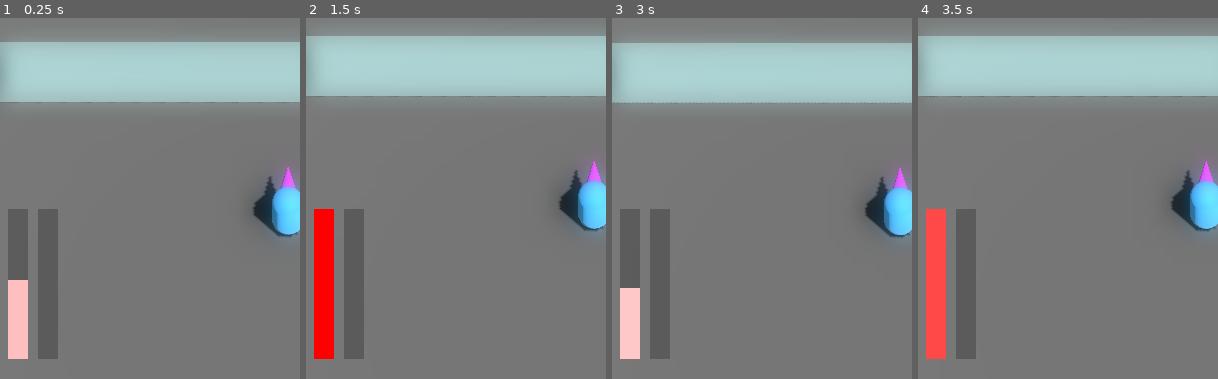
Above: before the commit, frames 1-4 (left to right).
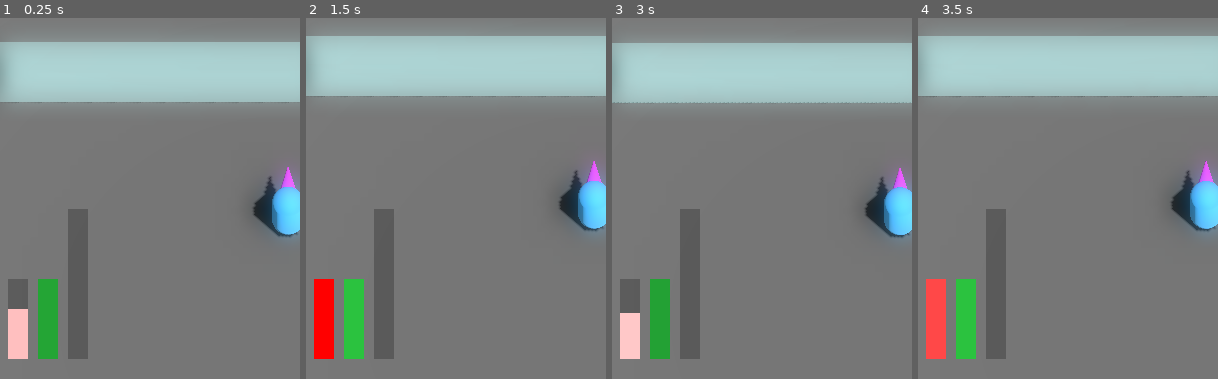
Above: after the commit, the same moments.

Repository: JackEvans24/bullet-absorb
Game: Godot game, scene res://scenes/main.tscn
The game is run twice, just before and just after one commit, with the same random seed, the same clock (stepped at 60 frames per second) and the same inputs.
Inputs:
- Up to frame 1 (0.25 s): no input
- Up to frame 2 (1.5 s): no input
- Up to frame 3 (3 s): tap Enter at 2 s; tap Escape (restart) at 2.75 s
- Up to frame 4 (3.5 s): no input
The pictures show only the part of the screen within x 2-52%, y 50-100%; the shares and areas given below are measured in that part.

The runs differ from the first frame. In frame 1, 7.4% of the frame differs, in the area x 2-30%, y 52-95%; in frame 2, 6.8%; in frame 3, 7.3%; in frame 4, 6.8%.

Commit message:
feat: add stamina bar to show when player can dash

Diff:
--- a/scenes/hud.tscn
+++ b/scenes/hud.tscn
@@ -12,19 +12,33 @@
 anchor_left = 1.0
 anchor_top = 1.0
 offset_left = -580.0
-offset_top = -170.0
+offset_top = -100.0
 offset_right = -560.0
 offset_bottom = -20.0
 grow_horizontal = 0
 grow_vertical = 0
 
+[node name="StaminaBar" parent="." instance=ExtResource("2_pxq8q")]
+anchors_preset = 3
+anchor_left = 1.0
+anchor_top = 1.0
+offset_left = -550.0
+offset_top = -100.0
+offset_right = -530.0
+offset_bottom = -20.0
+grow_horizontal = 0
+grow_vertical = 0
+bar_colour = Color(0.1672, 0.76, 0.24624, 1)
+color_decay = 2.0
+flash_colour = Color(0.1166, 0.53, 0.17172, 1)
+
 [node name="PowerBar" parent="." instance=ExtResource("2_pxq8q")]
 anchors_preset = 3
 anchor_left = 1.0
 anchor_top = 1.0
-offset_left = -550.0
+offset_left = -520.0
 offset_top = -170.0
-offset_right = -530.0
+offset_right = -500.0
 offset_bottom = -20.0
 grow_horizontal = 0
 grow_vertical = 0
--- a/scripts/main.gd
+++ b/scripts/main.gd
@@ -12,6 +12,7 @@
 
 	player.damage_taken.connect(_on_damage_taken)
 	player.power_count_changed.connect(hud._on_absorb_count_changed)
+	player.can_dash_changed.connect(hud._on_can_dash_changed)
 	player.died.connect(hud._on_player_died)
 
 	hud.initialise_max_values(player.max_health, player.max_power)
--- a/scripts/mechanics/player/dash.gd
+++ b/scripts/mechanics/player/dash.gd
@@ -2,6 +2,7 @@
 extends Node
 
 signal dash_triggered(direction: Vector3)
+signal can_dash_changed(can_dash: bool)
 
 @export var dash_timeout: float = 0.8
 
@@ -32,6 +33,9 @@
 		dash_direction = -body.basis.z
 
 	dash_triggered.emit(dash_direction)
+	can_dash_changed.emit(false)
 
 	await get_tree().create_timer(dash_timeout).timeout
+
 	is_dashing = false
+	can_dash_changed.emit(true)
--- a/scripts/mechanics/player/player.gd
+++ b/scripts/mechanics/player/player.gd
@@ -3,6 +3,7 @@
 
 signal power_count_changed(count: int)
 signal damage_taken
+signal can_dash_changed(can_dash: bool)
 signal died
 
 @export var max_power = 20
@@ -39,6 +40,7 @@
 
 	dash.dash_triggered.connect(_on_dash_triggered)
 	dash.dash_triggered.connect(body._on_dash_triggered)
+	dash.can_dash_changed.connect(_on_can_dash_changed)
 
 	absorb.bullet_absorbed.connect(_on_absorb)
 	absorb.slowdown_started.connect(_on_slowdown_started)
@@ -69,6 +71,10 @@
 	var ctx: Dictionary = {}
 	ctx[MoveStateConstants.DASH_DIRECTION] = dash_direction
 	move_state.transition_to(MoveStateConstants.STATE_DASH, ctx)
+	can_dash_changed.emit(false)
+
+func _on_can_dash_changed(can_dash: bool):
+	can_dash_changed.emit(can_dash)
 
 func _on_damage_taken(_damage_taken: float, taken_from: Node3D):
 	damage_taken.emit()
--- a/scripts/ui/hud.gd
+++ b/scripts/ui/hud.gd
@@ -5,6 +5,7 @@
 
 @onready var health_bar: Bar = $HealthBar
 @onready var power_bar: Bar = $PowerBar
+@onready var stamina_bar: Bar = $StaminaBar
 @onready var death_overlay: ColorRect = $DeathOverlay
 
 func initialise_max_values(max_health: float, max_power: float):
@@ -12,6 +13,8 @@
 	health_bar.update_value(max_health)
 	power_bar.max_value = max_power
 	power_bar.update_value(0.0)
+	stamina_bar.max_value = 1.0
+	stamina_bar.update_value(1.0)
 
 func _on_health_changed(current_health: float):
 	health_bar.update_value(current_health)
@@ -19,6 +22,9 @@
 func _on_absorb_count_changed(count: int):
 	power_bar.update_value(count)
 
+func _on_can_dash_changed(can_dash: bool):
+		stamina_bar.update_value(1.0 if can_dash else 0.0)
+
 func _on_player_died():
 	await get_tree().create_timer(death_overlay_timer).timeout
 	death_overlay.visible = true
